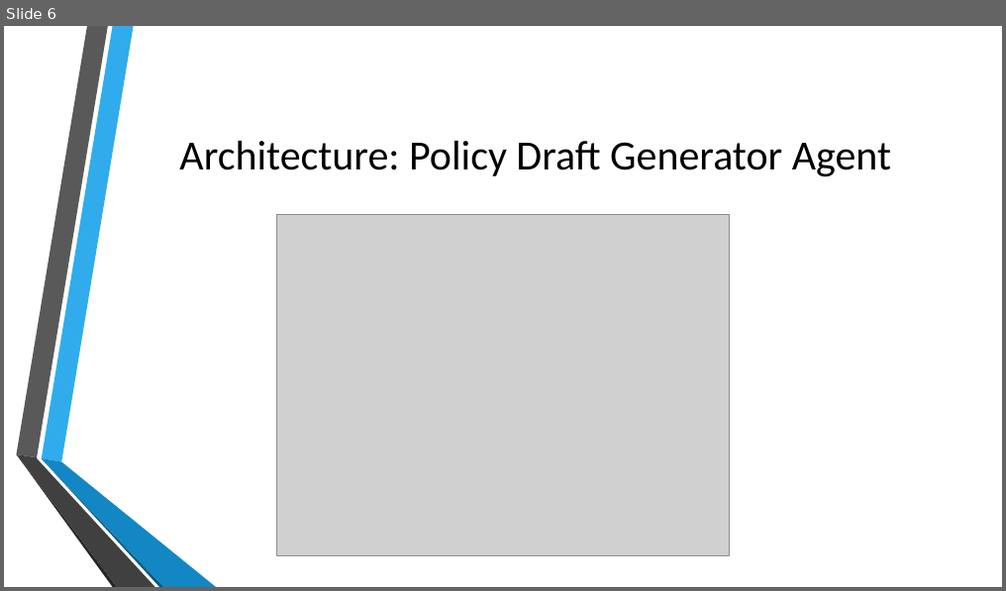
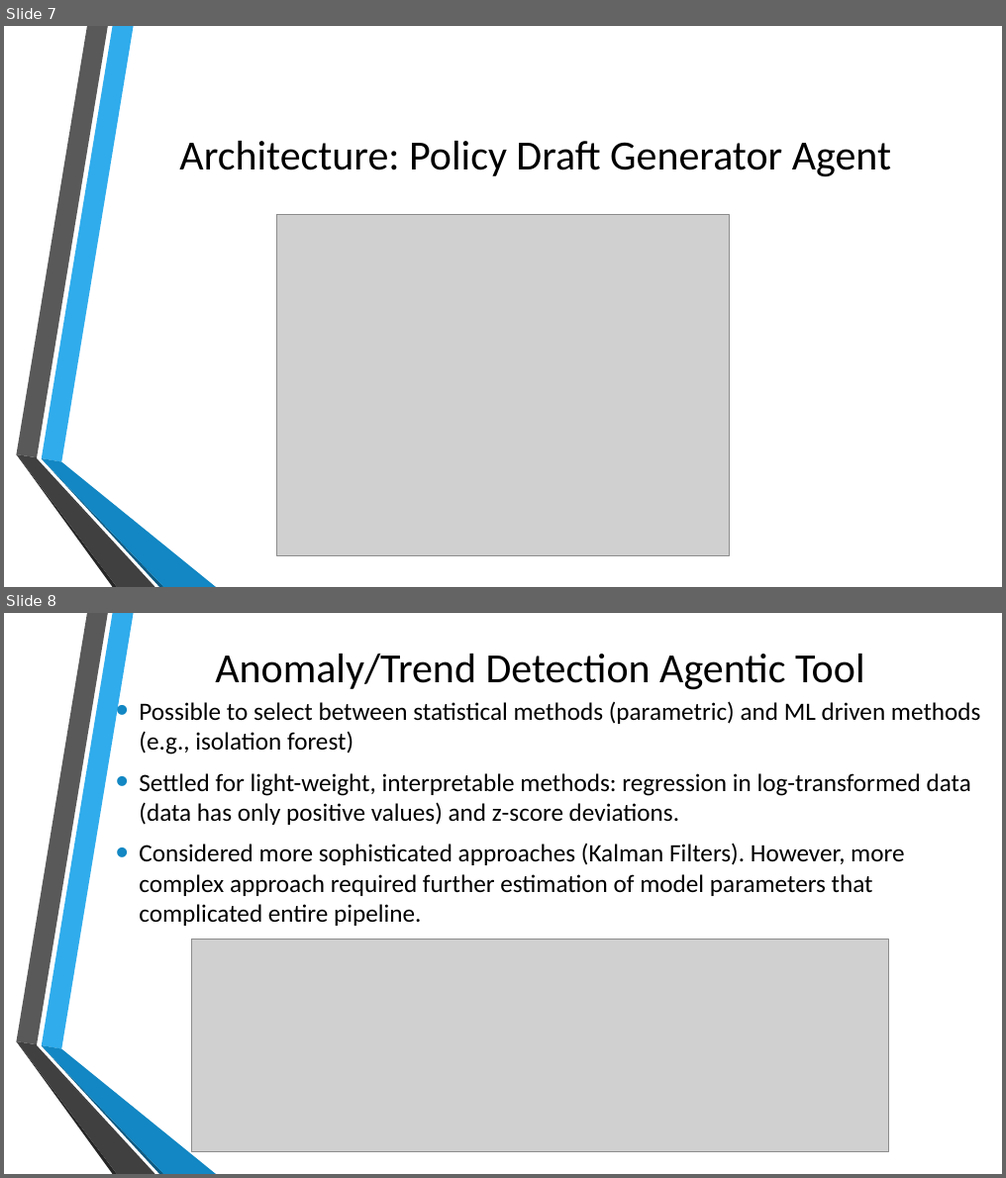
Before and after one commit to bah-scsp-hackathon-2025/public-health-app, a slide deck: BAH-Hackathon.pptx. Shown one above the other, each under a label of ours: slide 6 before the commit, slides 7 and 8 after it. The pictures are 1006x591 and 1006x1178 pixels, drawn with LibreOffice and Linux fonts; fonts in the diff are those of the drawing; grey boxes stand for pictures; background and template pictures are left out. Boxes give left, top, right and bottom in pixels: in the first picture for what was removed or moved away, otherwise in the second. Text is boxed around its words. In the diff, an @@ line names an element or a change of style, - is before the commit and + after.

```diff
--- a/BAH-Hackathon.pptx
+++ b/BAH-Hackathon.pptx
@@ slide 8 added at (4,613,1002,1174), background picture (left out); not listed: 6 template elements that a slide beside it also shows @@
@@ title added at (215,654,865,690), 40 pt, text #000000 @@
+Anomaly/Trend Detection Agentic Tool
@@ text added at (139,701,981,926), 24 pt, text #000000 @@
+• Possible to select between statistical methods (parametric) and ML driven methods (e.g., isolation forest)
+• Settled for light-weight, interpretable methods: regression in log-transformed data (data has only positive values) and z-score deviations.
+• Considered more sophisticated approaches (Kalman Filters). However, more complex approach required further estimation of model parameters that complicated entire pipeline.
@@ picture added at (192,940,889,1152) @@
@@ what was slide 6 is now slide 7 @@
```
Also in this commit, not shown: 1 slide changed, 1 other slide added.
